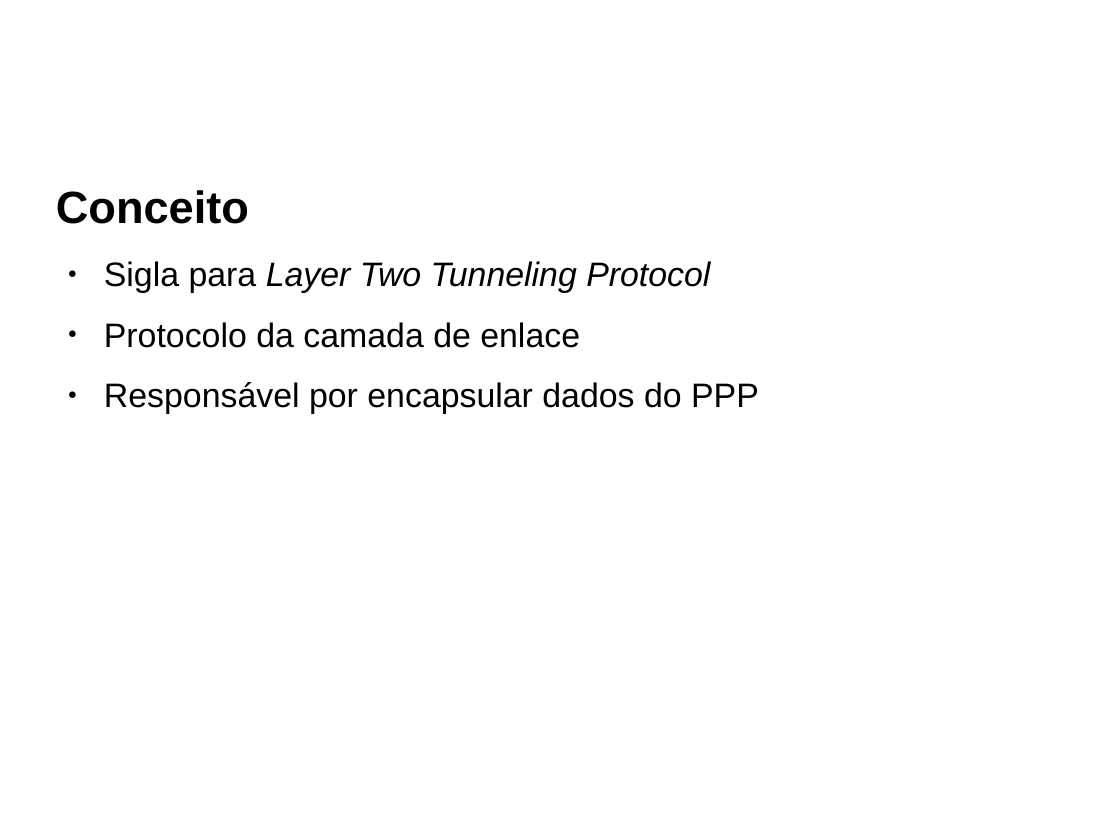
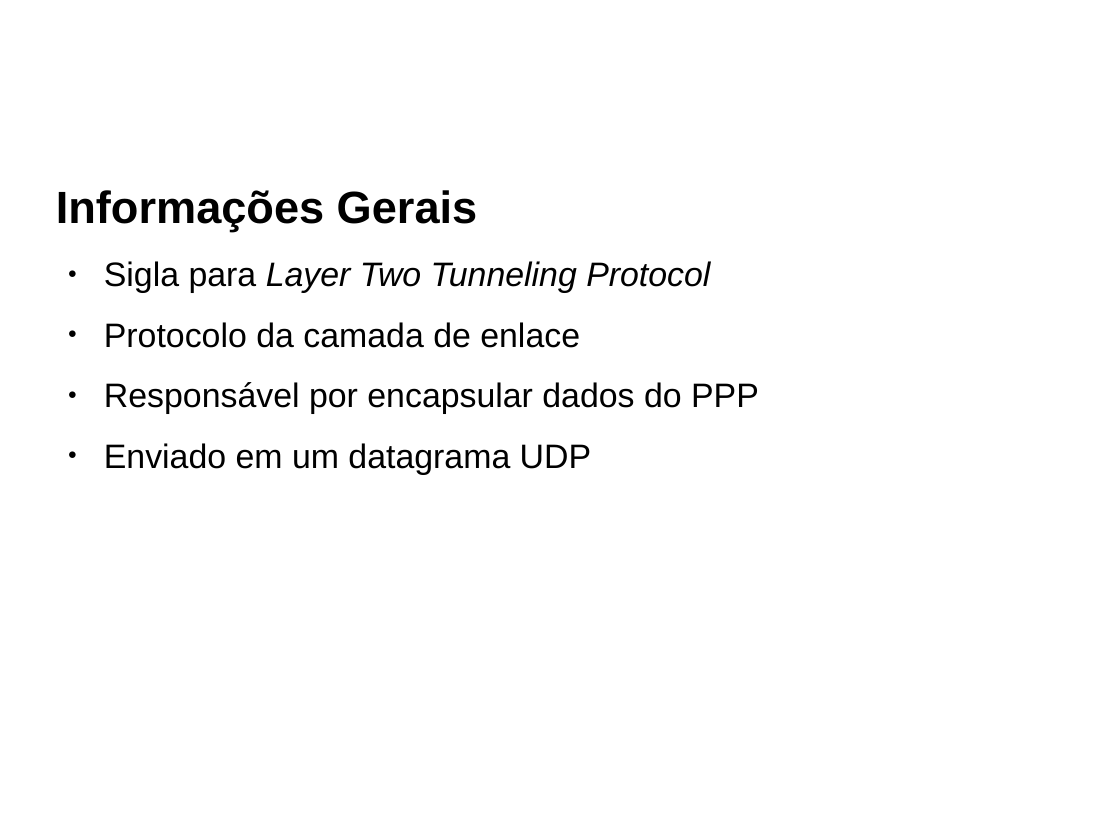
Before and after one commit to redes-2015/l2tp-socket-bug, a slide deck: slide 10 of slides/slides.odp (slide 9 before the commit). Drawn at 1120x840 pixels with LibreOffice and Linux fonts; fonts in the diff are those of the drawing; background and template pictures are left out. Boxes give left, top, right and bottom in pixels: in the first picture for what was removed or moved away, otherwise in the second. Text is boxed around its words. In the diff, an @@ line names an element or a change of style, - is before the commit and + after.

Commit message:
Adiantado slide sobre a CVE; mais informações sobre PPP e L2TP
- Adiantado também slide sobre conexão normal (sem VPN)
- Alterada fonte relacionada ao código dos sockets

```diff
--- a/slides/slides.odp
+++ b/slides/slides.odp
@@ text at (x1=56, y1=190, x2=478, y2=232): text changed @@
-Conceito
+Informações Gerais
@@ text at (x1=104, y1=443, x2=591, y2=475): paragraph added @@
+● Enviado em um datagrama UDP
```
Also in this commit, not shown: 7 other slides changed, 1 other file.
